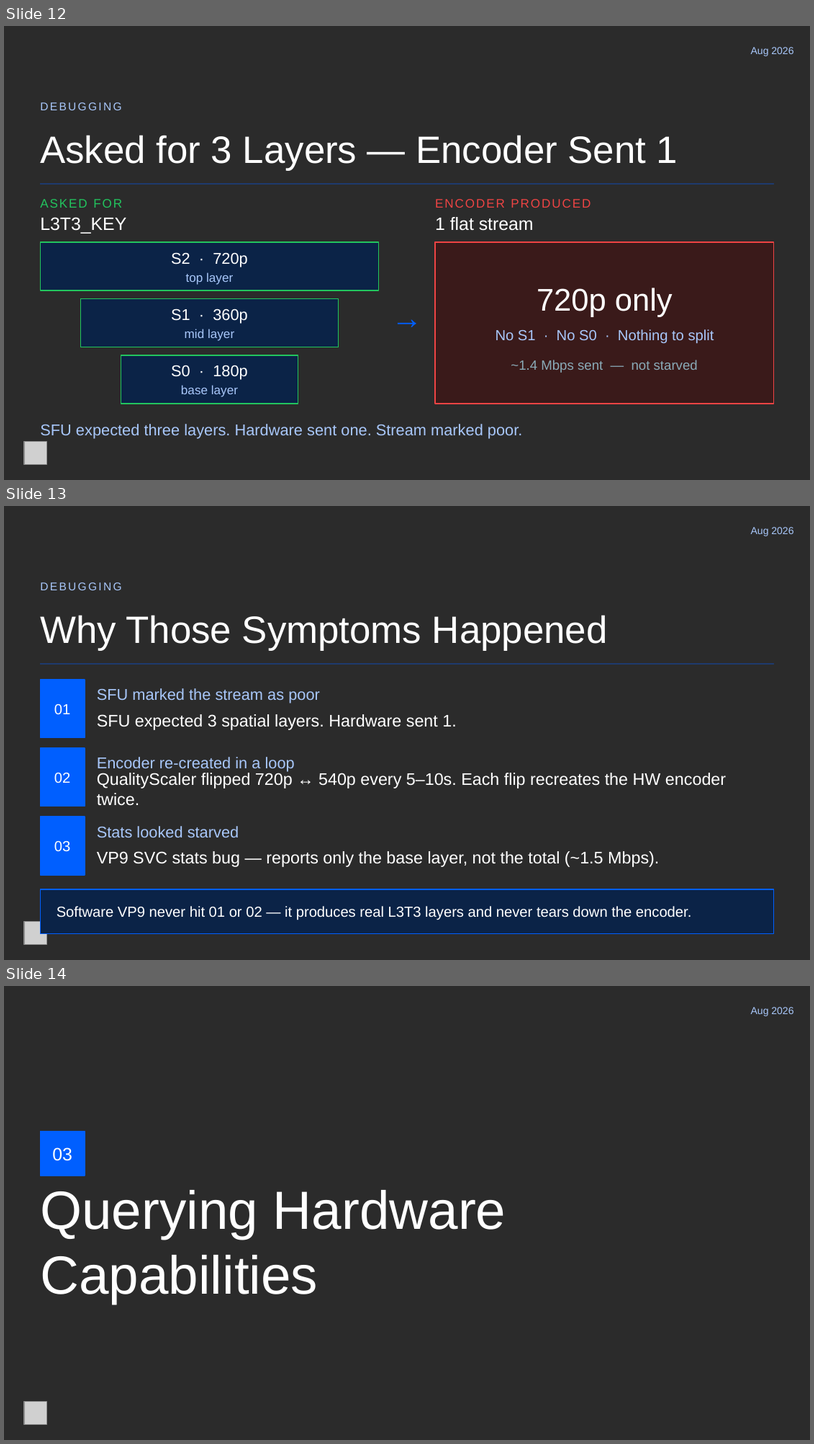
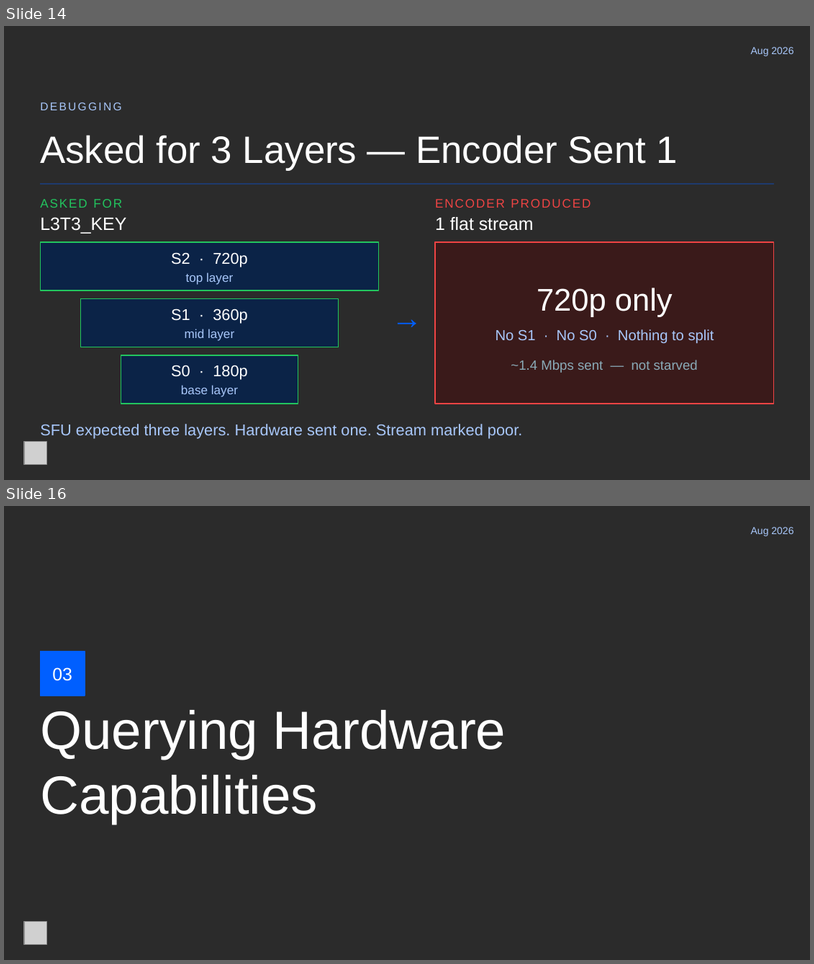
Before and after one commit to GetStream/stream-video-android, a slide deck: docs/talks/SVC_on_Android_Debugged_RTC_ON_2026.pptx. Shown one above the other, each under a label of ours: slides 12, 13 and 14 before the commit, slides 14 and 16 after it; the slides between them are not shown. The pictures are 814x1444 and 814x964 pixels, drawn with LibreOffice and Linux fonts; fonts in the diff are those of the drawing; grey boxes stand for pictures; background and template pictures are left out; a plain dark background stands for a picture behind light text. Boxes give left, top, right and bottom in pixels: in the first picture for what was removed or moved away, otherwise in the second. Text is boxed around its words. In the diff, an @@ line names an element or a change of style, - is before the commit and + after.

```diff
--- a/docs/talks/SVC_on_Android_Debugged_RTC_ON_2026.pptx
+++ b/docs/talks/SVC_on_Android_Debugged_RTC_ON_2026.pptx
@@ slide 13 removed at [4, 506, 810, 960], background picture (left out) @@
@@ text removed at [751, 527, 794, 536] @@
-Aug 2026
@@ text removed at [40, 582, 121, 590] @@
-DEBUGGING
@@ text removed at [40, 615, 608, 650] @@
-Why Those Symptoms Happened
@@ rectangle removed at [40, 663, 774, 664] @@
@@ rectangle removed at [40, 680, 85, 737] @@
@@ text removed at [97, 688, 320, 703] @@
-SFU marked the stream as poor
@@ text removed at [54, 704, 70, 715] @@
-01
@@ text removed at [97, 714, 456, 730] @@
-SFU expected 3 spatial layers. Hardware sent 1.
@@ rectangle removed at [40, 748, 85, 806] @@
@@ text removed at [97, 757, 295, 772] @@
-Encoder re-created in a loop
@@ text removed at [54, 772, 70, 783] @@
-02
@@ text removed at [97, 771, 726, 806] @@
-QualityScaler flipped 720p ↔ 540p every 5–10s. Each flip recreates the HW encoder twice.
@@ rectangle removed at [40, 816, 85, 875] @@
@@ text removed at [97, 826, 239, 837] @@
-Stats looked starved
@@ text removed at [54, 841, 70, 852] @@
-03
@@ text removed at [97, 851, 659, 867] @@
-VP9 SVC stats bug — reports only the base layer, not the total (~1.5 Mbps).
@@ rectangle removed at [40, 889, 774, 934] @@
@@ text removed at [57, 906, 692, 920] @@
-Software VP9 never hit 01 or 02 — it produces real L3T3 layers and never tears down the encoder.
@@ picture removed at [24, 921, 46, 944] @@
@@ what was slide 12 is now slide 14 @@
@@ what was slide 14 is now slide 16 @@
```
Also in this commit, not shown: 2 slides changed, 3 slides added, 1 other file.
